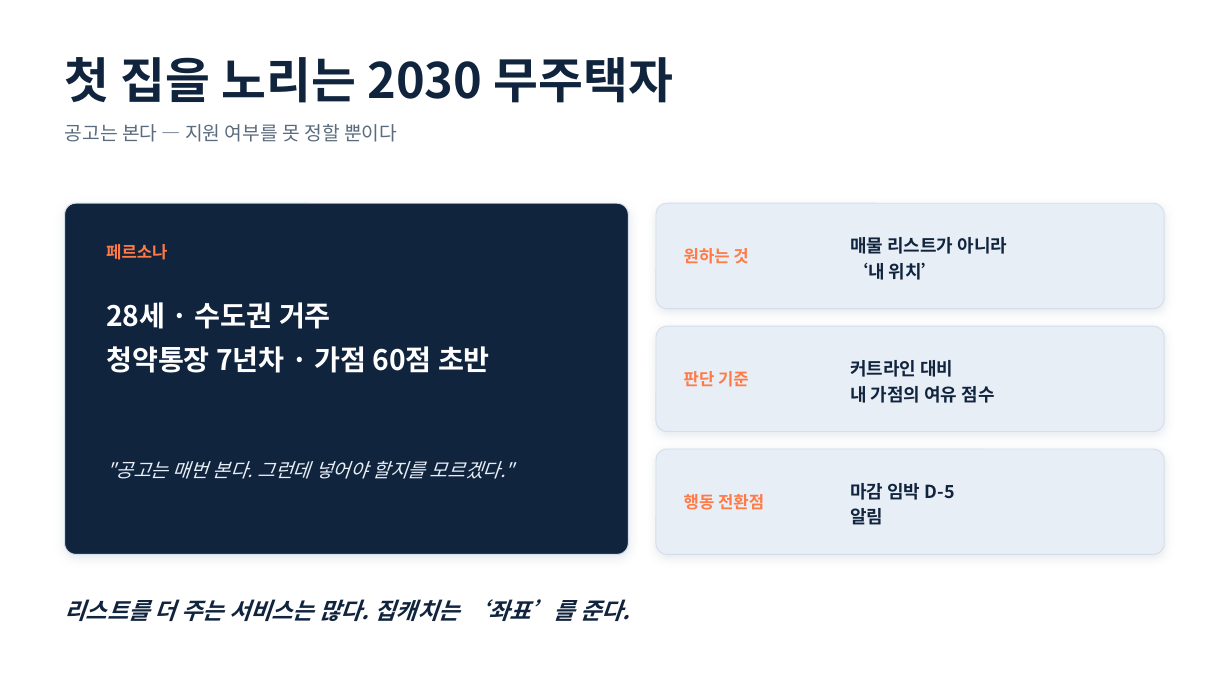
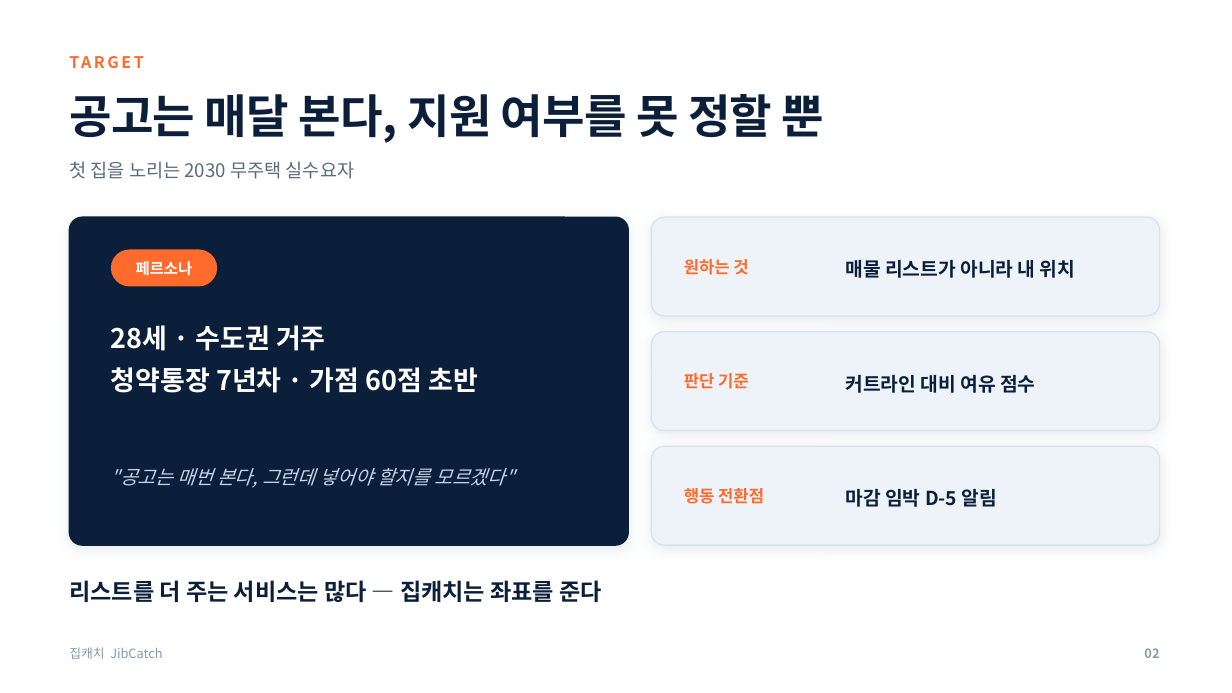
Before and after one commit to yubinxe/ch_insight, a slide deck: slide 3 of docs/presentation/집캐치_발표자료.pptx. Drawn at 1232x693 pixels with LibreOffice and Linux fonts; fonts in the diff are those of the drawing. Boxes give left, top, right and bottom in pixels: in the first picture for what was removed or moved away, otherwise in the second. Text is boxed around its words. In the diff, an @@ line names an element or a change of style, - is before the commit and + after.

```diff
--- a/docs/presentation/집캐치_발표자료.pptx
+++ b/docs/presentation/집캐치_발표자료.pptx
@@ text added at bbox=[69, 48, 1160, 76], 12.5 pt, text #FF6B2C, bold @@
+TARGET
@@ text at bbox=[69, 94, 825, 143]: text changed; size 15 to 36 pt; text colour #5A6B7D to #0B1F3A; bold on @@
-공고는 본다 — 지원 여부를 못 정할 뿐이다
+공고는 매달 본다, 지원 여부를 못 정할 뿐
@@ text at bbox=[69, 161, 355, 179]: text changed; size 38 to 14.5 pt; text colour #10243E to #5B6B7F; bold off @@
-첫 집을 노리는 2030 무주택자
+첫 집을 노리는 2030 무주택 실수요자
@@ rounded rectangle: place and size @@
-rounded rectangle at bbox=[65, 203, 628, 555]
+rounded rectangle at bbox=[69, 217, 628, 545]
@@ rounded rectangle at bbox=[69, 217, 628, 545]: fill #10243E to #0B1F3A; outline #D4DEEA 0.75 pt to #0B1F3A 1 pt; shadow changed; proportions changed @@
@@ fill #E8EEF6 to #EEF3F9; outline #D4DEEA 0.75 pt to #D8E2EE 1 pt; shadow changed; proportions changed in 3 elements at bbox=[652, 332, 1160, 431], bbox=[652, 446, 1160, 545], bbox=[652, 217, 1160, 316] @@
@@ rounded rectangle: place and size @@
-rounded rectangle at bbox=[656, 203, 1165, 309]
+rounded rectangle at bbox=[652, 217, 1160, 316]
@@ text colour #FF7A45 to #FF6B2C in 3 elements at bbox=[684, 373, 749, 389], bbox=[684, 488, 764, 504], bbox=[684, 259, 748, 275] @@
@@ text "원하는 것": place and size @@
-text "원하는 것" at bbox=[684, 248, 748, 264]
+text "원하는 것" at bbox=[684, 259, 748, 275]
@@ text "페르소나": place and size @@
-text "페르소나" at bbox=[106, 244, 167, 260]
+text "페르소나" at bbox=[136, 261, 193, 276]
@@ text "페르소나" at bbox=[136, 261, 193, 276]: size 13 to 12 pt, text colour #FF7A45 to #FFFFFF; alignment left to centre @@
@@ rounded rectangle added at bbox=[111, 250, 217, 287], fill #FF6B2C @@
@@ text at bbox=[845, 260, 1075, 278]: text changed; size 14 to 15 pt; text colour #10243E to #0B1F3A @@
-매물 리스트가 아니라
-‘내 위치’
+매물 리스트가 아니라 내 위치
@@ text "28세 · 수도권 거주": place and size @@
-text "28세 · 수도권 거주" at bbox=[106, 302, 490, 373]
+text "28세 · 수도권 거주" at bbox=[111, 325, 478, 393]
@@ text "28세 · 수도권 거주" at bbox=[111, 325, 478, 393]: size 22 to 21 pt @@
@@ rounded rectangle: place and size @@
-rounded rectangle at bbox=[656, 326, 1165, 432]
+rounded rectangle at bbox=[652, 332, 1160, 431]
@@ text at bbox=[845, 375, 1035, 393]: text changed; size 14 to 15 pt; text colour #10243E to #0B1F3A @@
-커트라인 대비
-내 가점의 여유 점수
+커트라인 대비 여유 점수
@@ rounded rectangle: place and size @@
-rounded rectangle at bbox=[656, 449, 1165, 555]
+rounded rectangle at bbox=[652, 446, 1160, 545]
@@ text at bbox=[111, 468, 514, 488]: text changed; text colour #E8EEF6 to #C3D4E8 @@
-"공고는 매번 본다. 그런데 넣어야 할지를 모르겠다."
+"공고는 매번 본다, 그런데 넣어야 할지를 모르겠다"
@@ text at bbox=[845, 489, 997, 507]: text changed; size 14 to 15 pt; text colour #10243E to #0B1F3A @@
-마감 임박 D-5
-알림
+마감 임박 D-5 알림
@@ text at bbox=[69, 580, 602, 602]: text changed; text colour #10243E to #0B1F3A; italic off @@
-리스트를 더 주는 서비스는 많다. 집캐치는 ‘좌표’를 준다.
+리스트를 더 주는 서비스는 많다 — 집캐치는 좌표를 준다
@@ text added at bbox=[69, 647, 162, 659], 10 pt, text #8A99AB @@
+집캐치 JibCatch
@@ text added at bbox=[1144, 648, 1159, 658], 10 pt, text #8A99AB, bold @@
+02
```
Also in this commit, not shown: 13 other slides changed, 4 slides added, 3 other files.
